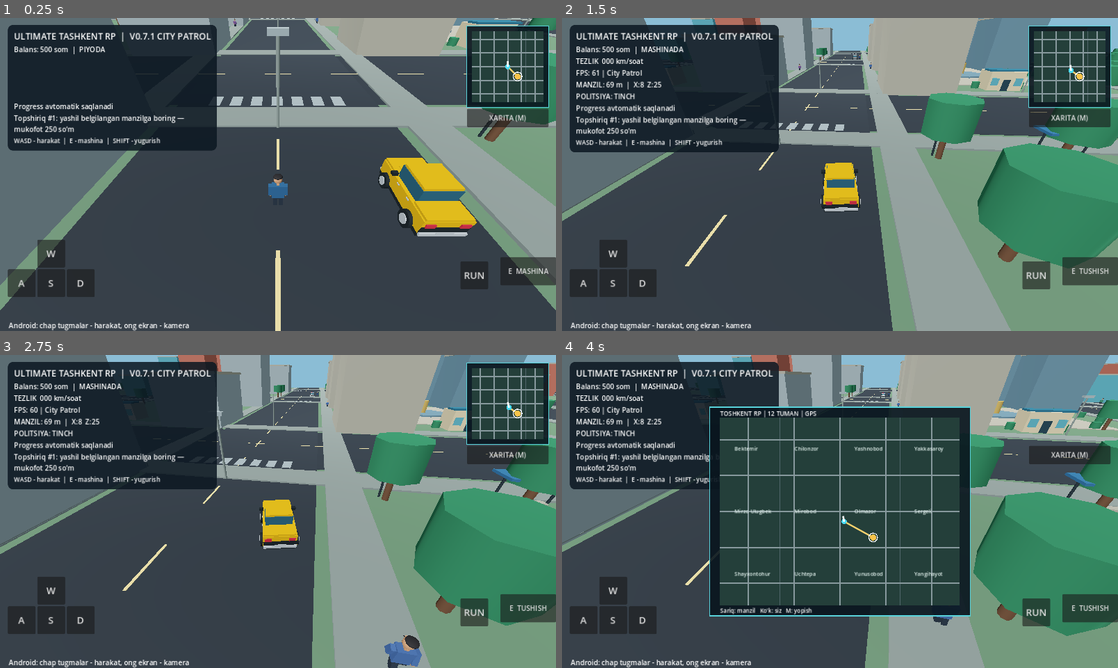
Above: before the commit, frames 1-4 (two rows, left to right).
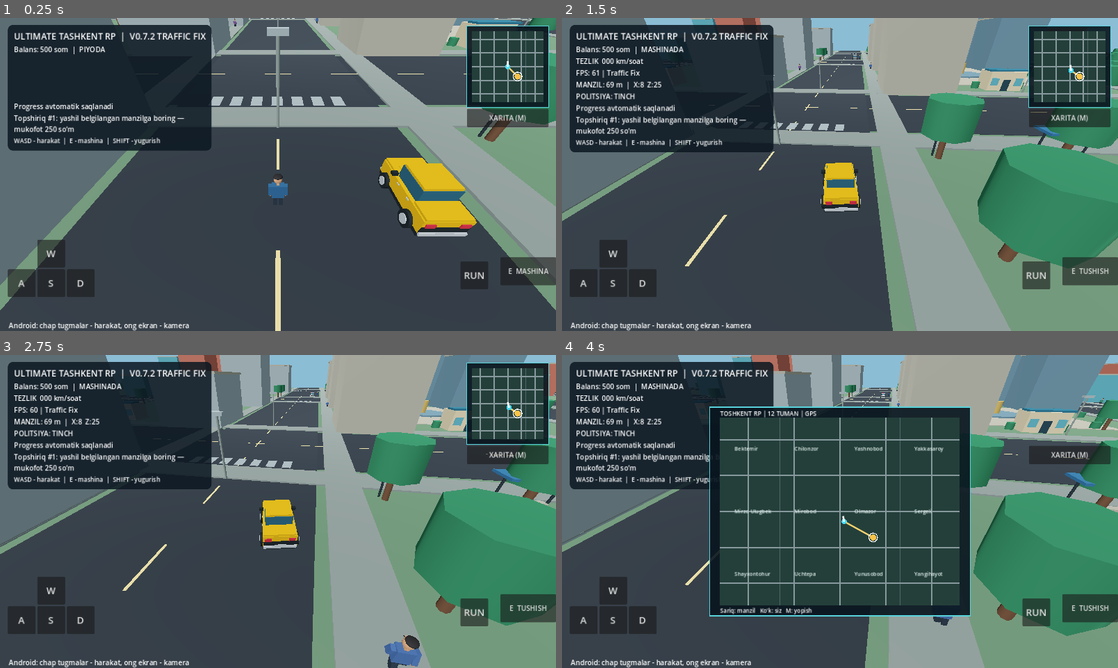
Above: after the commit, the same moments.

Repository: uzumseller500-bot/ultimate-tashkent-rp
Game: Godot game, scene res://scenes/main.tscn
Two runs of this game, one before a commit and one after it. Both use one fixed random seed, a clock stepped at 60 frames per second and the inputs below.
Inputs (mouse positions are in pixels of both pictures, inside the frame that each line leads up to):
- Up to frame 1 (0.25 s): no input
- Up to frame 2 (1.5 s): tap Enter at 0.5 s; move the mouse to (962, 158) at 0.52 s; hold D 0.53-1.25 s; tap E at 0.6 s; click (962, 158) at 0.67 s; drag from (728, 190) to (812, 237) at 1.27 s
- Up to frame 3 (2.75 s): move the mouse to (333, 442) at 2.02 s; hold D from 2.03 s (still down); hold Shift from 2.03 s (still down)
- Up to frame 4 (4 s): release D at 2.75 s; release Shift at 2.75 s; drag from (812, 574) to (673, 464) at 2.77 s; move the mouse to (1006, 558) at 3.52 s; hold A from 3.53 s (still down); tap M at 3.6 s

The runs differ from the first frame. In frame 1, 0.6% of the frame differs, in the area x 27-39%, y 2-43%; in frame 2, 0.6%, in the area x 8-39%, y 2-43%; in frame 3, 0.6%; in frame 4, 0.4%.

Commit message:
V0.7.2: swept vehicle collisions, safe police spacing and traffic patrol fixes

Diff:
--- a/scripts/main.gd
+++ b/scripts/main.gd
@@ -488,7 +488,7 @@
 	var labels := VBoxContainer.new()
 	top.add_child(labels)
 	var title := Label.new()
-	title.text = "ULTIMATE TASHKENT RP  |  V0.7.1 CITY PATROL"
+	title.text = "ULTIMATE TASHKENT RP  |  V0.7.2 TRAFFIC FIX"
 	title.add_theme_font_size_override("font_size",20)
 	labels.add_child(title)
 	coins_label = Label.new()
@@ -648,18 +648,21 @@
 		if speed_label:
 			speed_label.text = "TEZLIK  %03d km/soat" % int(absf(car_velocity)*5.0) if car_mode else "PIYODA  •  WASD"
 		if fps_label:
-			fps_label.text = "FPS: %d | City Patrol" % Engine.get_frames_per_second()
+			fps_label.text = "FPS: %d | Traffic Fix" % Engine.get_frames_per_second()
 		if navigation_label:
 			var focus_position: Vector3 = car.global_position if car_mode else player.global_position
 			var meters := int(focus_position.distance_to(mission_target))
 			navigation_label.text = "MANZIL: %d m  |  X:%d  Z:%d" % [meters, int(focus_position.x), int(focus_position.z)]
 
-func _blocked_by_patrol(candidate: Vector3) -> bool:
+func _blocked_by_patrol(candidate: Vector3, current: Vector3) -> bool:
+	# Allow a player to drive OUT of an existing overlap, but not deeper into one.
 	for patrol in police_cars:
 		var unit: Node3D = patrol["node"]
-		var diff := candidate - unit.position
-		diff.y = 0.0
-		if diff.length() < 5.0:
+		var future_diff: Vector3 = candidate - unit.position
+		var current_diff: Vector3 = current - unit.position
+		future_diff.y = 0.0
+		current_diff.y = 0.0
+		if future_diff.length() < 5.6 and future_diff.length() < current_diff.length():
 			return true
 	return false
 
@@ -669,21 +672,37 @@
 			return true
 	return false
 
+func _clear_patrol_destination(candidate: Vector3, own_car: Node3D) -> bool:
+	# Do not place patrols inside the player car or other police vehicles.
+	var player_delta: Vector3 = candidate - car.position
+	player_delta.y = 0.0
+	if player_delta.length() < 6.8:
+		return false
+	for patrol in police_cars:
+		var other: Node3D = patrol["node"]
+		if other == own_car:
+			continue
+		var diff: Vector3 = candidate - other.position
+		diff.y = 0.0
+		if diff.length() < 6.2:
+			return false
+	return not _blocked_for_vehicle(candidate)
+
 func _update_patrols(delta: float) -> void:
-	# Patrol cars move slowly along their assigned road even when there is no alert.
 	if wanted_level == 0:
+		# Calm patrols drive short routes without pushing through parked vehicles.
 		for patrol in police_cars:
 			var unit: Node3D = patrol["node"]
 			var direction_z: float = float(patrol["idle_dir"])
+			var base_z: float = float(patrol["base_z"])
 			var next_z: float = unit.position.z + direction_z * 3.5 * delta
-			var base_z: float = float(patrol["base_z"])
 			if absf(next_z - base_z) > 26.0:
 				direction_z = -direction_z
 				patrol["idle_dir"] = direction_z
 				next_z = unit.position.z + direction_z * 3.5 * delta
-			var desired: Vector3 = Vector3(unit.position.x,unit.position.y,next_z)
-			if not _blocked_for_vehicle(desired) and desired.distance_to(car.position) > 8.0:
-				unit.position.z = next_z
+			var desired := Vector3(unit.position.x,unit.position.y,next_z)
+			if _clear_patrol_destination(desired,unit):
+				unit.position = desired
 			unit.rotation.y = 0.0 if direction_z < 0.0 else PI
 		pursuit_time = 0.0
 		return
@@ -691,20 +710,20 @@
 	var target: Vector3 = car.global_position if car_mode else player.global_position
 	var nearest: float = 10000.0
 	for patrol in police_cars:
-		var police_vehicle: Node3D = patrol["node"]
-		var direction: Vector3 = target - police_vehicle.global_position
-		direction.y = 0.0
-		var distance: float = direction.length()
+		var unit: Node3D = patrol["node"]
+		var to_target: Vector3 = target - unit.global_position
+		to_target.y = 0.0
+		var distance: float = to_target.length()
 		nearest = minf(nearest,distance)
-		# Keep vehicle body clear of the player car rather than driving inside it.
-		var stop_distance: float = 6.7 if car_mode else 3.1
+		var stop_distance: float = 7.2 if car_mode else 4.2
 		if distance > stop_distance:
-			var step_length: float = minf(delta * (10.0+float(wanted_level)*2.5),distance-stop_distance)
-			var destination: Vector3 = police_vehicle.position + direction.normalized()*step_length
-			if not _blocked_for_vehicle(destination):
-				police_vehicle.position = destination
-			police_vehicle.rotation.y = atan2(-direction.x,-direction.z)
-	if nearest < (7.3 if car_mode else 3.7):
+			var speed: float = 10.0 + float(wanted_level)*2.5
+			var step: float = minf(delta*speed,distance-stop_distance)
+			var destination: Vector3 = unit.position + to_target.normalized()*step
+			if _clear_patrol_destination(destination,unit):
+				unit.position = destination
+			unit.rotation.y = atan2(-to_target.x,-to_target.z)
+	if nearest < (8.5 if car_mode else 4.9):
 		pursuit_time += delta
 		if pursuit_time > 2.5:
 			wanted_level = 0
@@ -732,11 +751,19 @@
 		car_angle += side*delta*1.15*clampf(absf(car_velocity)/DRIVE_SPEED,0.15,1.0)*(1.0 if car_velocity>=0 else -1.0)
 		car.rotation.y = car_angle
 		var travel := Vector3(-sin(car_angle),0,-cos(car_angle))*car_velocity*delta
-		var candidate := car.position + travel
-		if _blocked_for_vehicle(candidate) or _blocked_by_patrol(candidate):
+		# Sweep the travelled distance to avoid jumping through thin obstacles on slow frames.
+		var from_position: Vector3 = car.position
+		var blocked := false
+		var segment_count: int = maxi(1,ceili(travel.length() / 0.8))
+		for segment_i in range(1,segment_count+1):
+			var candidate: Vector3 = from_position + travel * (float(segment_i)/float(segment_count))
+			if _blocked_for_vehicle(candidate) or _blocked_by_patrol(candidate,from_position):
+				blocked = true
+				break
+		if blocked:
 			car_velocity = 0.0
 		else:
-			car.position = candidate
+			car.position = from_position + travel
 		car.position.x = clampf(car.position.x,-CITY_EXTENT,CITY_EXTENT)
 		car.position.z = clampf(car.position.z,-CITY_EXTENT,CITY_EXTENT)
 		if absf(car_velocity) > 4.0:
